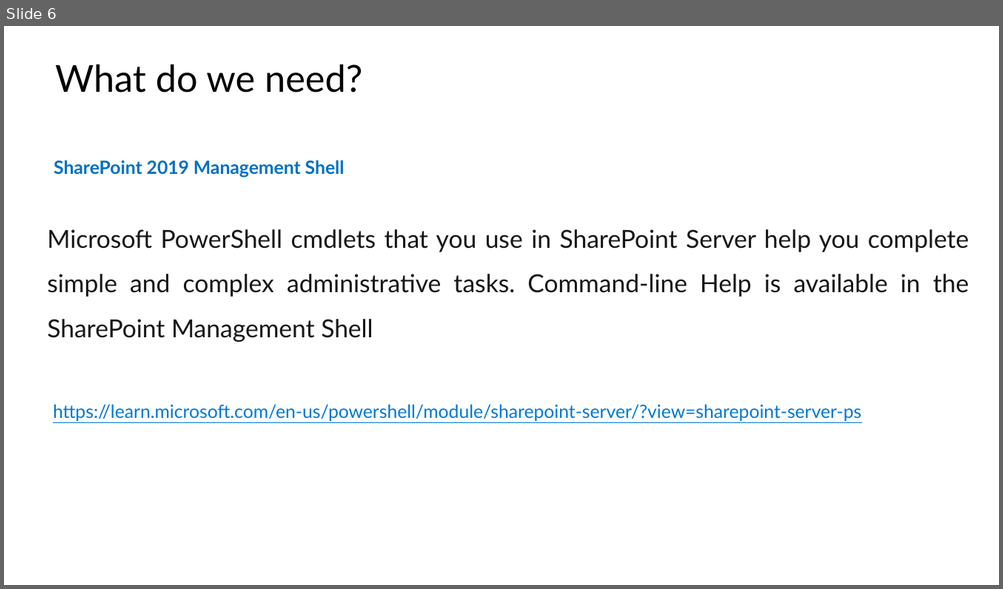
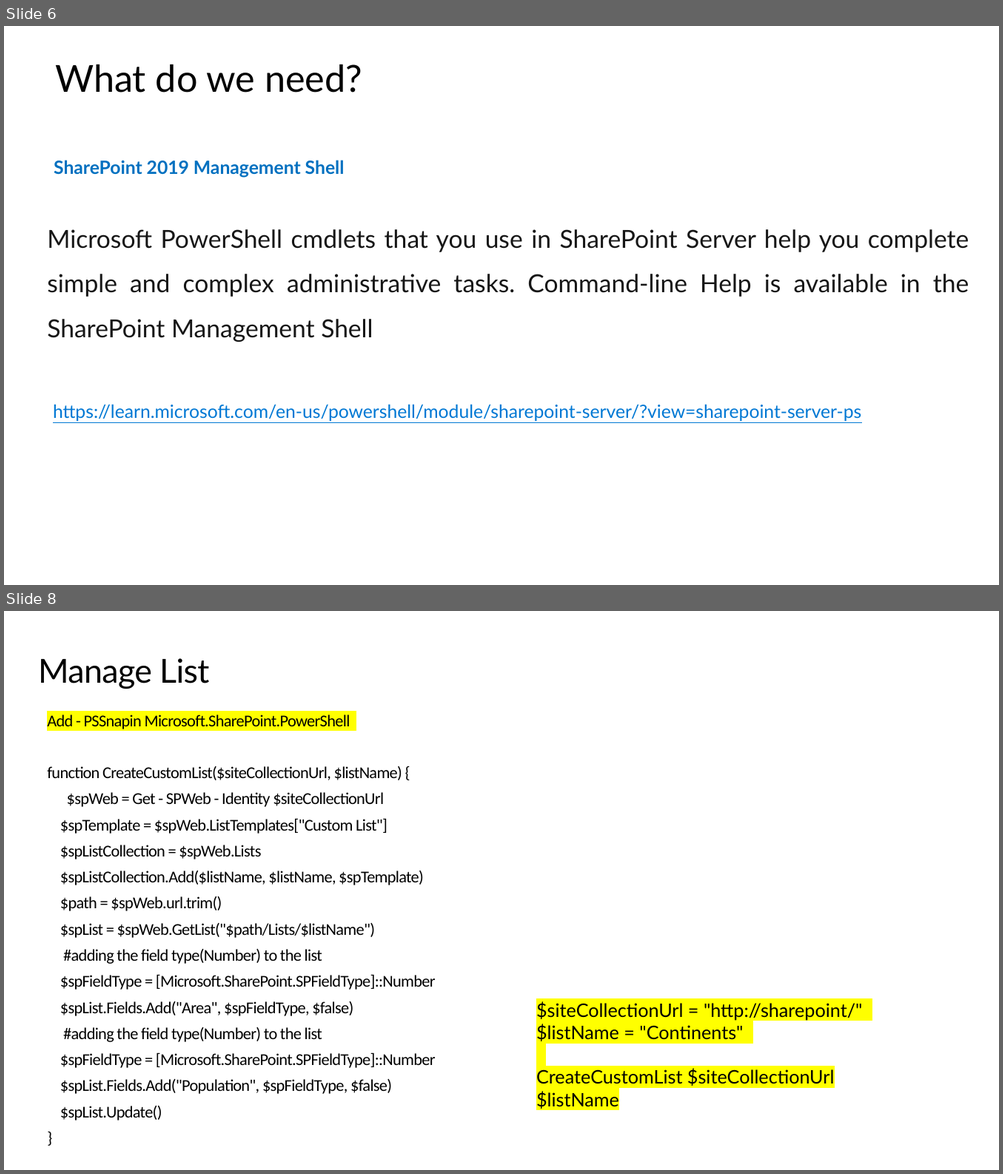
Before and after one commit to JPOWER4/SharePoint-2019-Training, a slide deck: Microsoft SharePoint 2019 Module 11.pptx. Shown one above the other, each under a label of ours: slide 6 before the commit, slides 6 and 8 after it; the slides between them are not shown. The pictures are 1003x589 and 1003x1174 pixels, drawn with LibreOffice and Linux fonts; fonts in the diff are those of the drawing. Boxes give left, top, right and bottom in pixels: in the first picture for what was removed or moved away, otherwise in the second. Text is boxed around its words. In the diff, an @@ line names an element or a change of style, - is before the commit and + after.

```diff
--- a/Microsoft SharePoint 2019 Module 11.pptx
+++ b/Microsoft SharePoint 2019 Module 11.pptx
@@ slide 8 added at [4, 611, 999, 1170], background #FFFFFF @@
@@ title added at [38, 658, 209, 689], 32 pt, text #000000 @@
+Manage List
@@ text added at [47, 715, 435, 1121], 16 pt, text #000000 @@
+Add - PSSnapin Microsoft.SharePoint.PowerShell
+function CreateCustomList($siteCollectionUrl, $listName) {
+$spWeb = Get - SPWeb - Identity $siteCollectionUrl
+$spTemplate = $spWeb.ListTemplates["Custom List"]
+$spListCollection = $spWeb.Lists
+$spListCollection.Add($listName, $listName, $spTemplate)
+$path = $spWeb.url.trim()
+$spList = $spWeb.GetList("$path/Lists/$listName")
+#adding the field type(Number) to the list
+$spFieldType = [Microsoft.SharePoint.SPFieldType]::Number
+$spList.Fields.Add("Area", $spFieldType, $false)
+#adding the field type(Number) to the list
+$spFieldType = [Microsoft.SharePoint.SPFieldType]::Number
+$spList.Fields.Add("Population", $spFieldType, $false)
+$spList.Update()
+}
@@ text added at [536, 1002, 862, 1109], 18 pt, text #000000 @@
+$siteCollectionUrl = "http://sharepoint/"
+$listName = "Continents"
+CreateCustomList $siteCollectionUrl $listName
```
Also in this commit, not shown: 1 slide changed, 1 slide removed, 2 other files.
